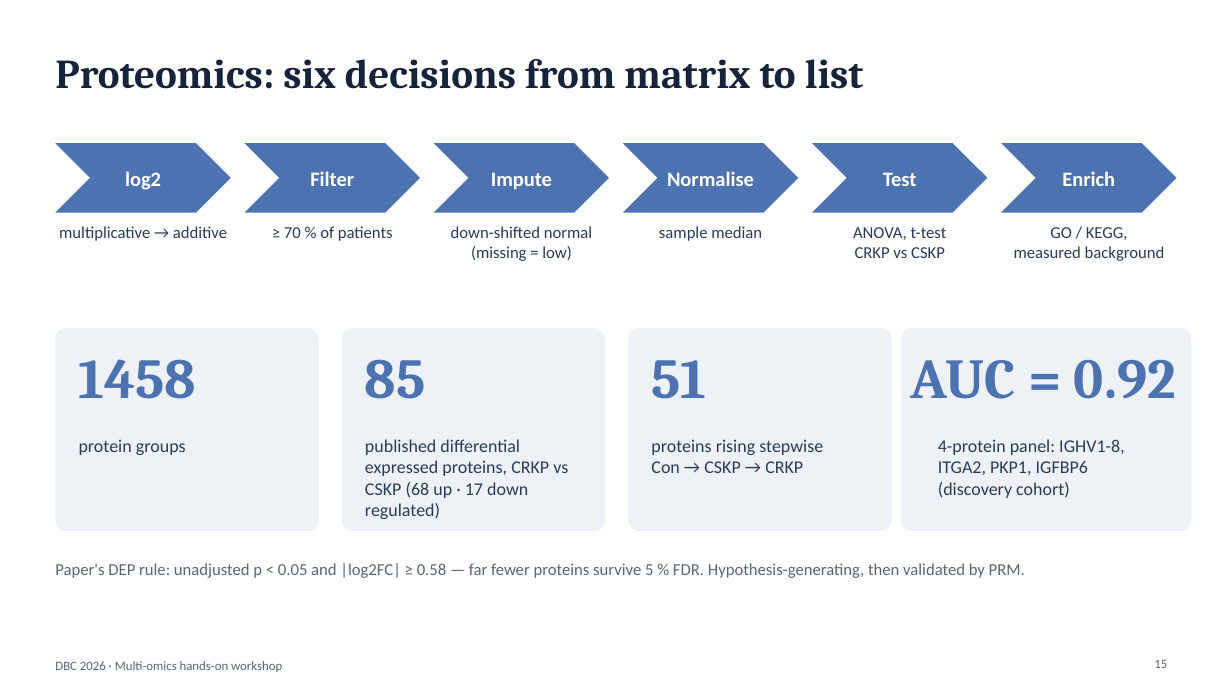
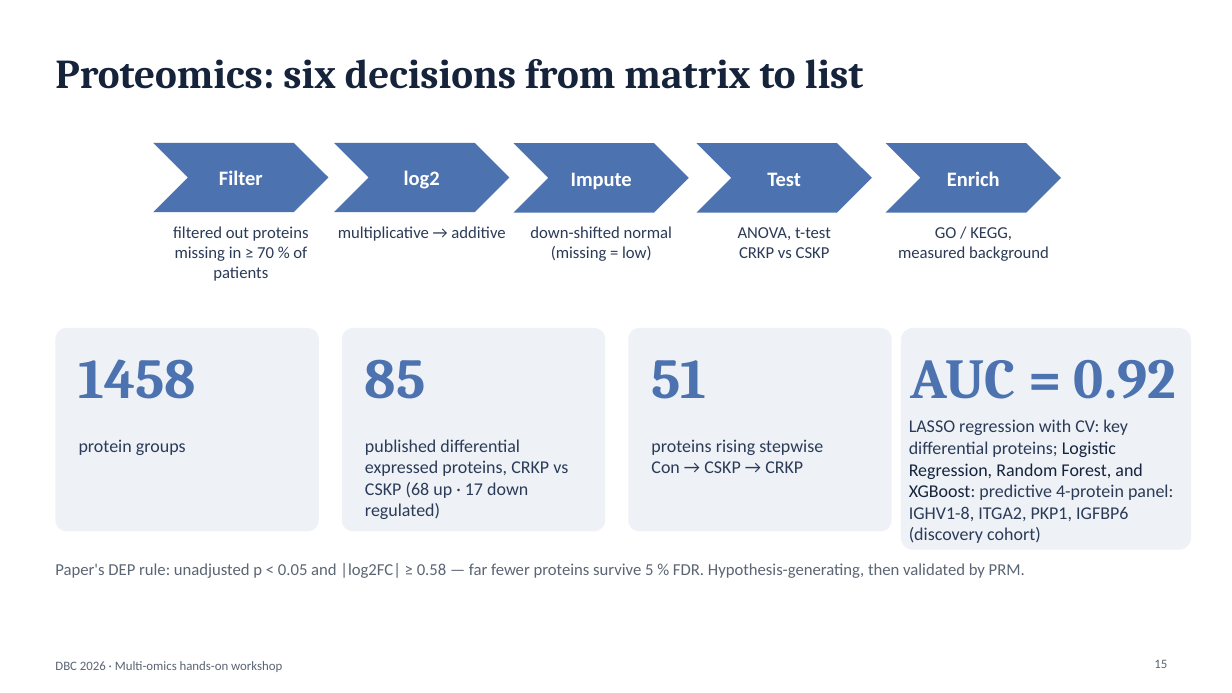
Before and after one commit to biosustain/dsp_multiomics_workshop, a slide deck: slide 15 of slides/01_workshop_introduction.pptx. Drawn at 1232x693 pixels with LibreOffice and Linux fonts; fonts in the diff are those of the drawing. Boxes give left, top, right and bottom in pixels: in the first picture for what was removed or moved away, otherwise in the second. Text is boxed around its words. In the diff, an @@ line names an element or a change of style, - is before the commit and + after.

```diff
--- a/slides/01_workshop_introduction.pptx
+++ b/slides/01_workshop_introduction.pptx
@@ chevron: place and size @@
-chevron at <box>245,143,421,213</box>
+chevron at <box>153,143,329,213</box>
@@ text "Filter": place and size @@
-text "Filter" at <box>310,171,354,186</box>
+text "Filter" at <box>219,170,263,185</box>
@@ 2 texts, 1 chevron: place and size @@
-2 texts, 1 chevron at <box>55,143,231,241</box>
+2 texts, 1 chevron at <box>335,143,510,241</box>
@@ 2 texts, 1 chevron: place and size @@
-2 texts, 1 chevron at <box>433,143,609,261</box>
+2 texts, 1 chevron at <box>514,143,689,261</box>
@@ chevron removed at <box>623,143,799,213</box> @@
@@ 4 texts, 2 chevrons: place and size @@
-4 texts, 2 chevrons at <box>812,143,1177,261</box>
+4 texts, 2 chevrons at <box>697,143,1062,261</box>
@@ text removed at <box>667,171,754,186</box> @@
-Normalise
@@ text at <box>173,226,309,281</box>: text changed @@
-≥ 70 % of patients
+filtered out proteins missing in ≥ 70 % of patients
@@ text removed at <box>659,226,762,241</box> @@
-sample median
@@ rounded rectangle: place and size @@
-rounded rectangle at <box>901,328,1191,531</box>
+rounded rectangle at <box>901,328,1191,550</box>
@@ text at <box>909,419,1173,521</box>: text changed @@
-4-protein panel: IGHV1-8, ITGA2, PKP1, IGFBP6
+LASSO regression with CV: key differential proteins; Logistic Regression, Random Forest, and XGBoost: predictive 4-protein panel: IGHV1-8, ITGA2, PKP1, IGFBP6
@@ text "LASSO regression with CV: key ...": place and size @@
-text "LASSO regression with CV: key ..." at <box>938,439,1125,498</box>
+text "LASSO regression with CV: key ..." at <box>909,419,1173,543</box>
```
Also in this commit, not shown: 10 other slides changed.
